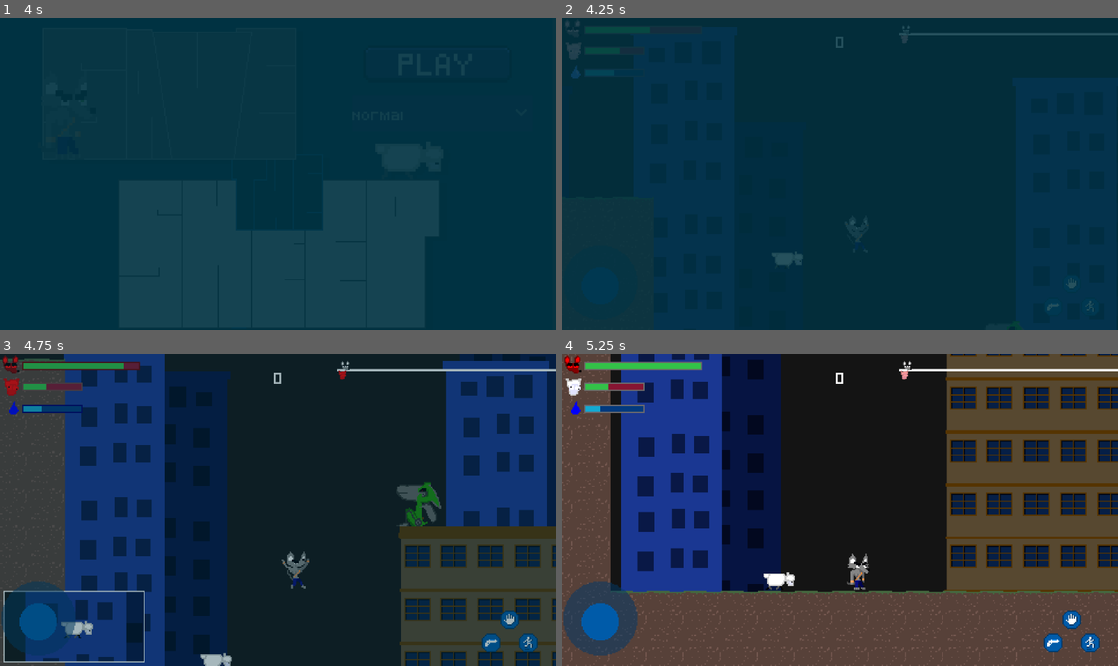
Above: before the commit, frames 1-4 (two rows, left to right).
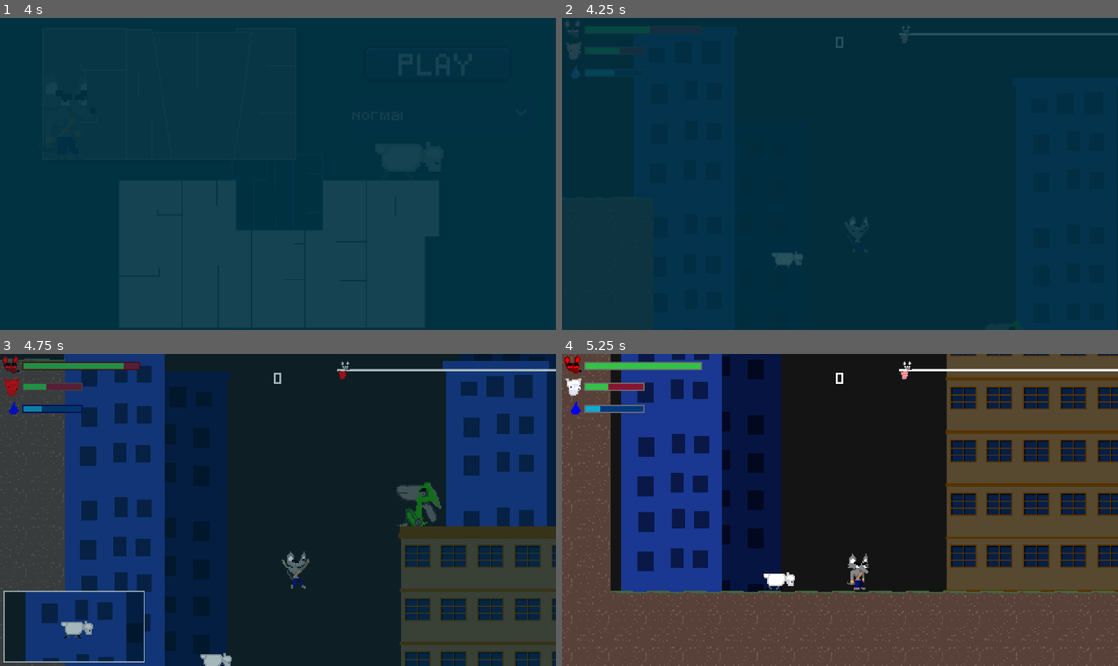
Above: after the commit, the same moments.

Repository: imikado/dupotSaveTheSheep
Game: Godot game, scene res://src/UI/Screens/Boot.tscn
The game is run twice, just before and just after one commit, with the same random seed, the same clock (stepped at 60 frames per second) and the same inputs.
Inputs (mouse positions are in pixels of both pictures, inside the frame that each line leads up to):
- Up to frame 1 (4 s): tap Enter (ui_accept) at 0.5, 0.77, 1.25, 2 s; move the mouse to (400, 158) at 0.52 s; hold Right (ui_right) 0.53-1.25 s; tap Tab (player_action) at 0.6, 2.1 s; click (400, 158) at 0.67 s; drag from (166, 189) to (250, 236) at 1.27 s; move the mouse to (333, 105) at 2.02 s; hold Left (ui_left) 2.03-2.75 s; drag from (250, 236) to (111, 127) at 2.77 s; click "play" at 3.5 s
- Up to frame 2 (4.25 s): no input
- Up to frame 3 (4.75 s): move the mouse to (444, 556) at 4.27 s; hold Right (ui_right) from 4.28 s (still down); tap Tab (player_action) at 4.35 s; tap Enter (ui_accept) at 4.52 s
- Up to frame 4 (5.25 s): release Right (ui_right) at 5 s; drag from (673, 463) to (856, 575) at 5.02 s

Frame 1 is identical in both runs. In frame 2, less than 0.1% of the frame differs, in the area x 87-96%, y 83-95%; in frame 3, 1.6%; in frame 4, 3.0%, in the area x 0-97%, y 72-97%.

Commit message:
start flatpak setup

Diff:
--- a/icon.svg
+++ b/icon.svg
@@ -9,10 +9,10 @@
    id="svg5"
    xml:space="preserve"
    inkscape:version="1.2.2 (b0a8486541, 2022-12-01)"
-   sodipodi:docname="logo.svg"
-   inkscape:export-filename="48x48.png"
-   inkscape:export-xdpi="8.2326841"
-   inkscape:export-ydpi="8.2326841"
+   sodipodi:docname="icon.svg"
+   inkscape:export-filename="export/Linux/flatpak/512x512.png"
+   inkscape:export-xdpi="87.815292"
+   inkscape:export-ydpi="87.815292"
    xmlns:inkscape="http://www.inkscape.org/namespaces/inkscape"
    xmlns:sodipodi="http://sodipodi.sourceforge.net/DTD/sodipodi-0.dtd"
    xmlns:xlink="http://www.w3.org/1999/xlink"
@@ -29,10 +29,10 @@
      inkscape:document-units="mm"
      showgrid="false"
      inkscape:zoom="0.7367354"
-     inkscape:cx="152.70068"
-     inkscape:cy="232.78371"
-     inkscape:window-width="1920"
-     inkscape:window-height="1008"
+     inkscape:cx="52.257568"
+     inkscape:cy="234.14105"
+     inkscape:window-width="2560"
+     inkscape:window-height="1371"
      inkscape:window-x="0"
      inkscape:window-y="0"
      inkscape:window-maximized="1"
--- a/src/Autoload/GlobalGame.gd
+++ b/src/Autoload/GlobalGame.gd
@@ -13,7 +13,7 @@
 
 var _is_debug := true
 
-var _is_controls_enabled := true
+var _is_controls_enabled := false
 
 var _last_screenshot
 
Not shown, added: export/Linux/flatpak/16x16.png.import
Not shown, added: export/Linux/flatpak/24x24.png.import
Not shown, added: export/Linux/flatpak/32x32.png.import
Not shown, added: export/Linux/flatpak/48x48.png.import
Not shown, added: export/Linux/flatpak/512x512.png.import
Not shown, added: export/Linux/flatpak/512x512new.png.import
Not shown, added: export/Linux/flatpak/64x64.png.import
Not shown, added: export/Linux/flatpak/org.dupot.savethesheep.appdata.xml
Not shown, added: export/Linux/screenshots/level_01_elevator.png.import
Not shown, added: export/Linux/screenshots/level_01_start.png.import
Not shown, added: export/Linux/screenshots/level_01_trex.png.import
Not shown, added: export/Linux/flatpak/16x16.png
(and 9 more such lines)
